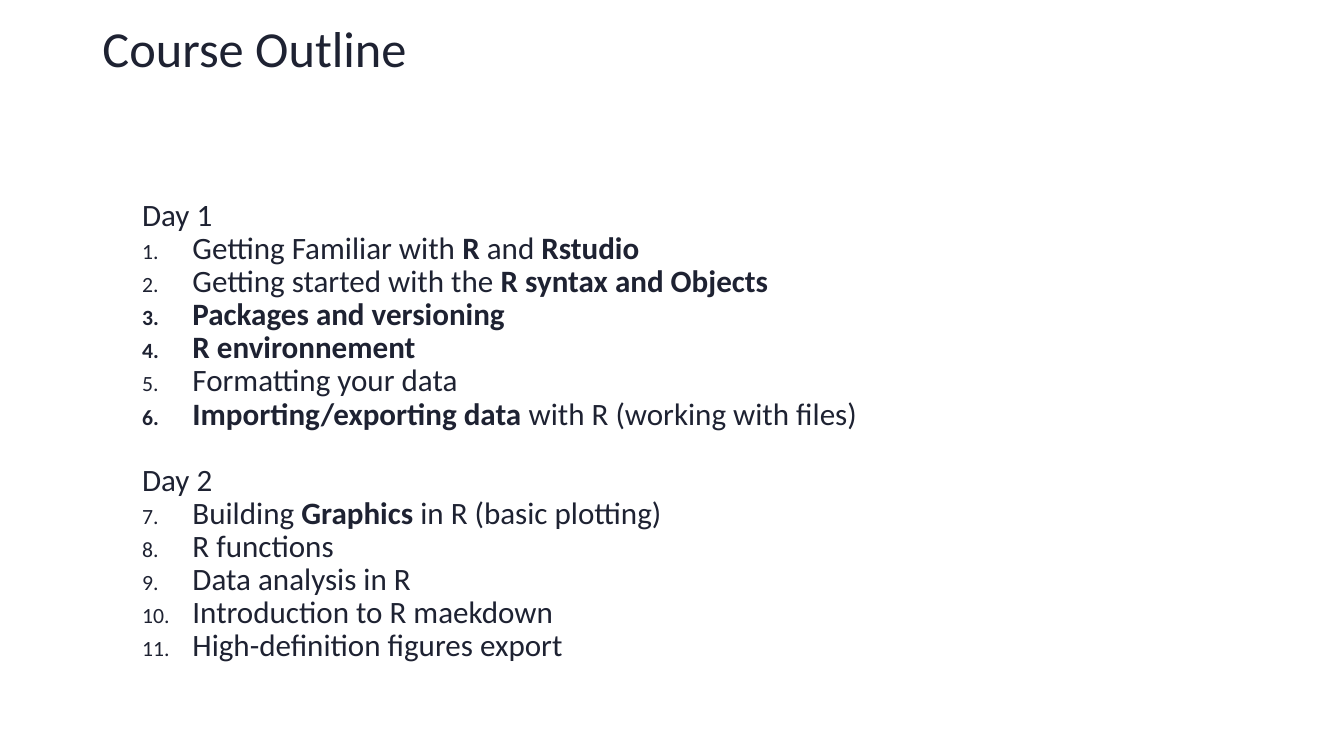
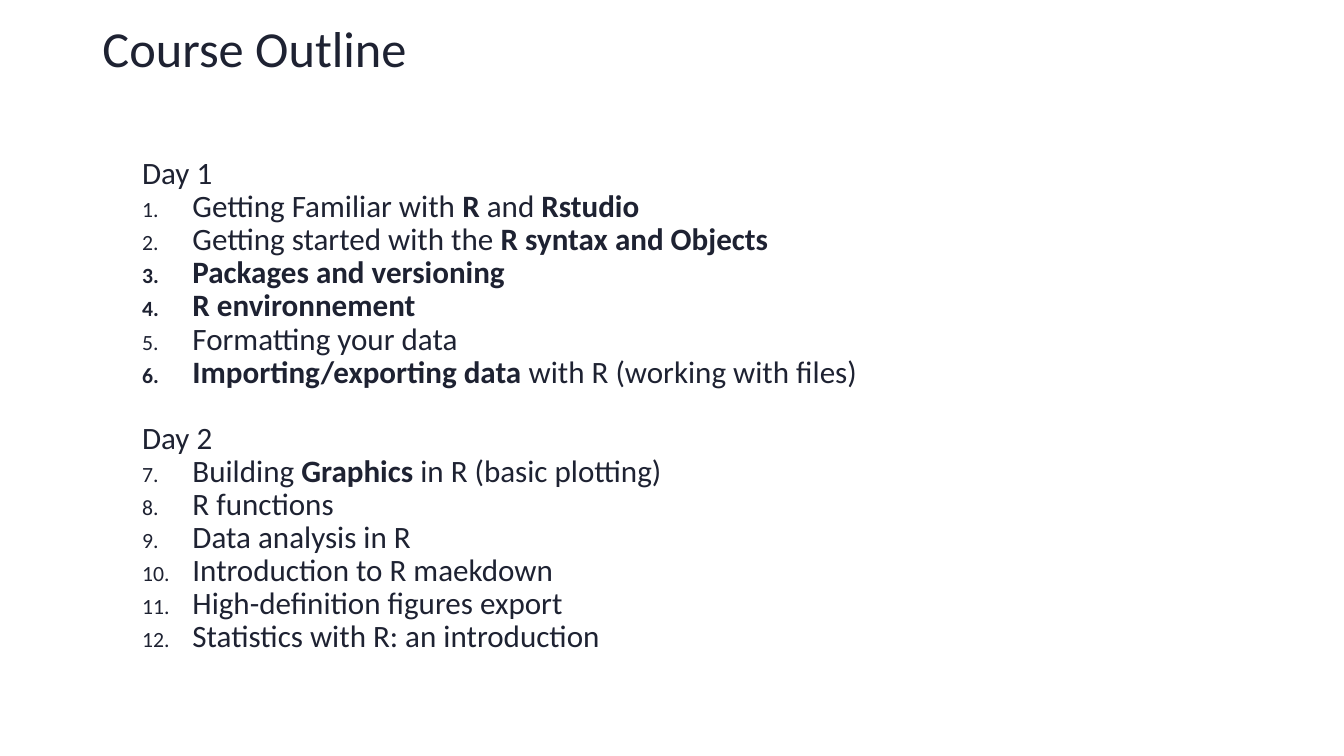
Before and after one commit to sib-swiss/first-steps-with-R-training, a slide deck: slide 14 of assets/pptx/First-steps-with-R_day1.pptx. Drawn at 1344x756 pixels with LibreOffice and Linux fonts; fonts in the diff are those of the drawing; background and template pictures are left out. Boxes give left, top, right and bottom in pixels: in the first picture for what was removed or moved away, otherwise in the second. Text is boxed around its words. In the diff, an @@ line names an element or a change of style, - is before the commit and + after.

```diff
--- a/assets/pptx/First-steps-with-R_day1.pptx
+++ b/assets/pptx/First-steps-with-R_day1.pptx
@@ text "Day 1": place and size @@
-text "Day 1" at (142,206,857,662)
+text "Day 1" at (142,164,857,648)
@@ text at (192,625,599,648): paragraph added @@
+  6. Statistics with R: an introduction
```
Also in this commit, not shown: 10 other slides changed, 3 slides added, 1 other file.
